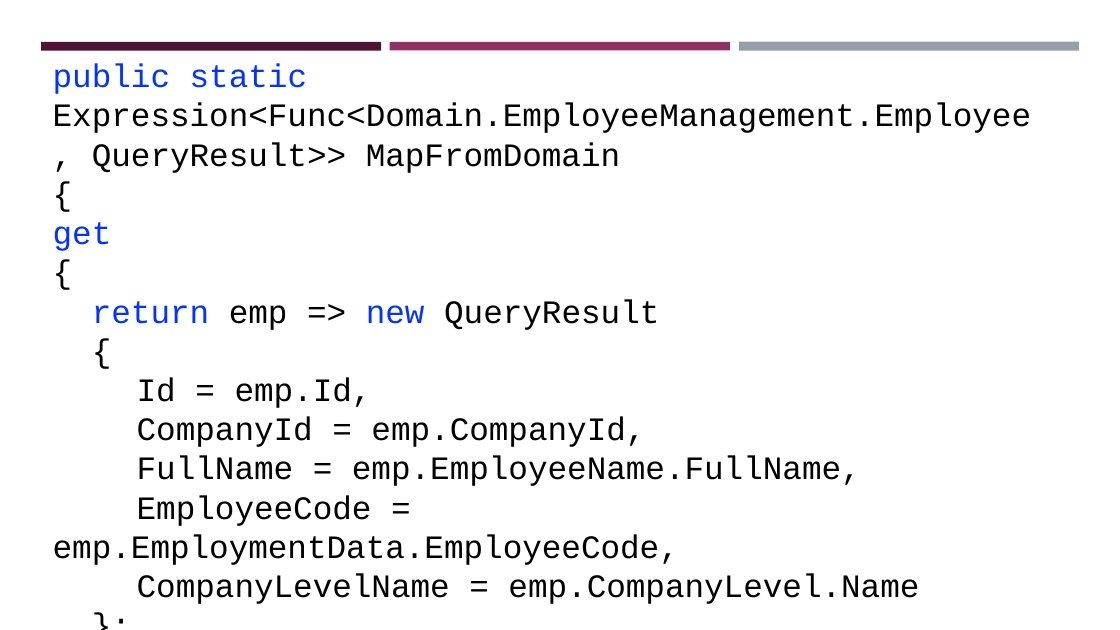
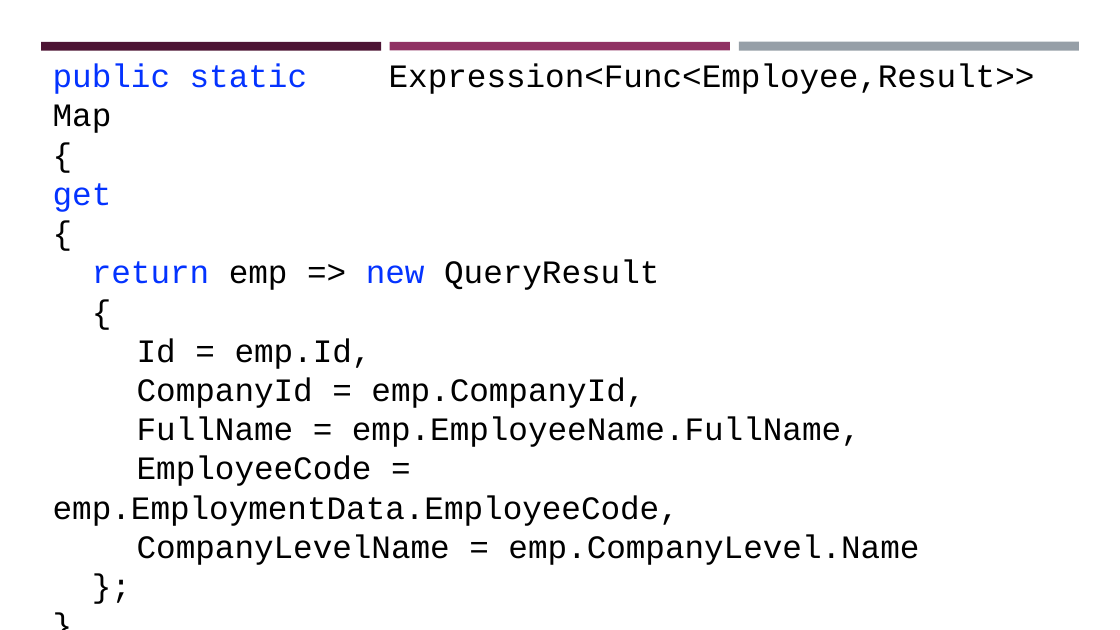
Before and after one commit to zaudtke/Presentations, a slide deck: slide 23 of embracesql/empbracesql.pptx (slide 22 before the commit). Drawn at 1120x630 pixels with LibreOffice and Linux fonts; fonts in the diff are those of the drawing. Boxes give left, top, right and bottom in pixels: in the first picture for what was removed or moved away, otherwise in the second. Text is boxed around its words. In the diff, an @@ line names an element or a change of style, - is before the commit and + after.

```diff
--- a/embracesql/empbracesql.pptx
+++ b/embracesql/empbracesql.pptx
@@ text at <box>53,64,1035,133</box>: text changed @@
-public static Expression<Func<Domain.EmployeeManagement.Employee , QueryResult>> MapFromDomain
+public static Expression<Func<Employee,Result>> Map
```
Also in this commit, not shown: 10 other slides changed, 5 slides added, 1 slide removed.
